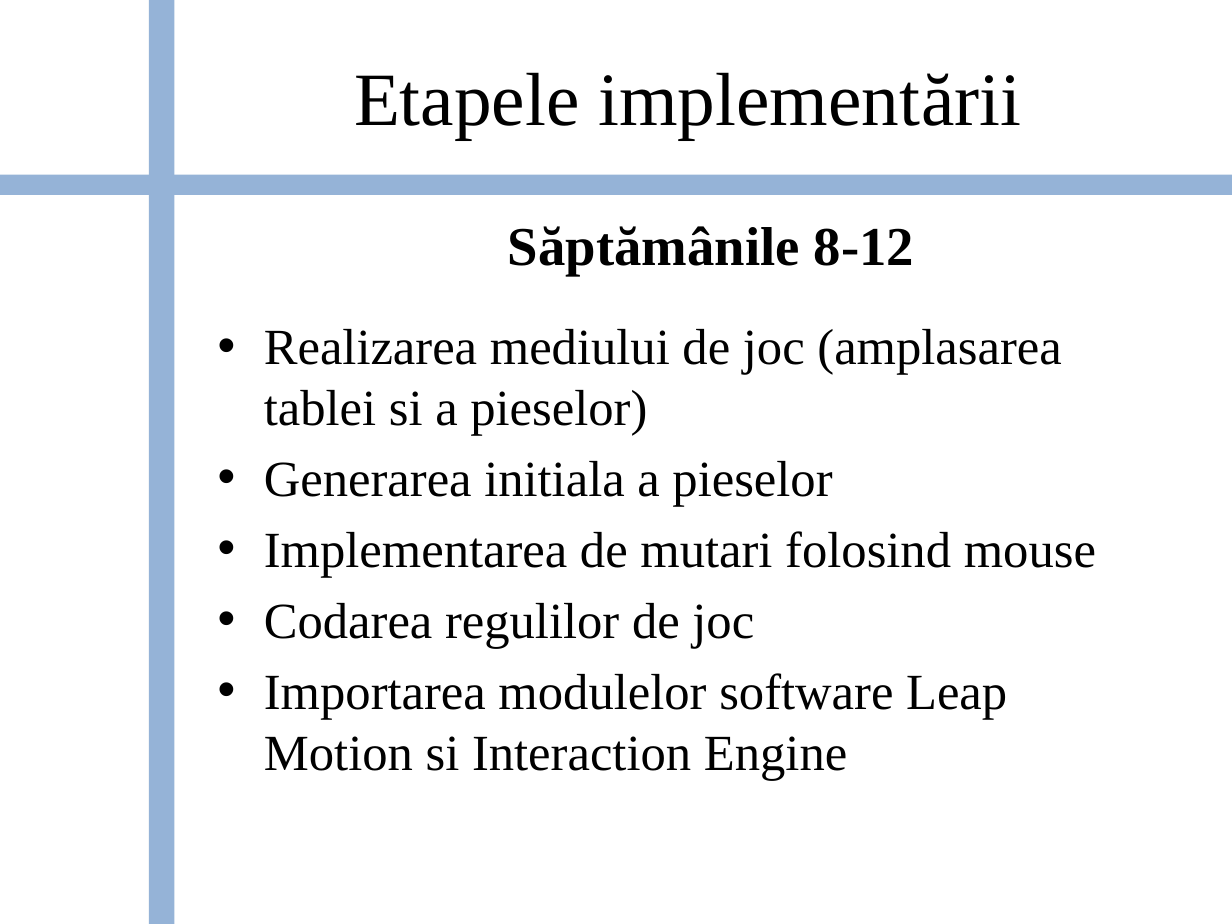
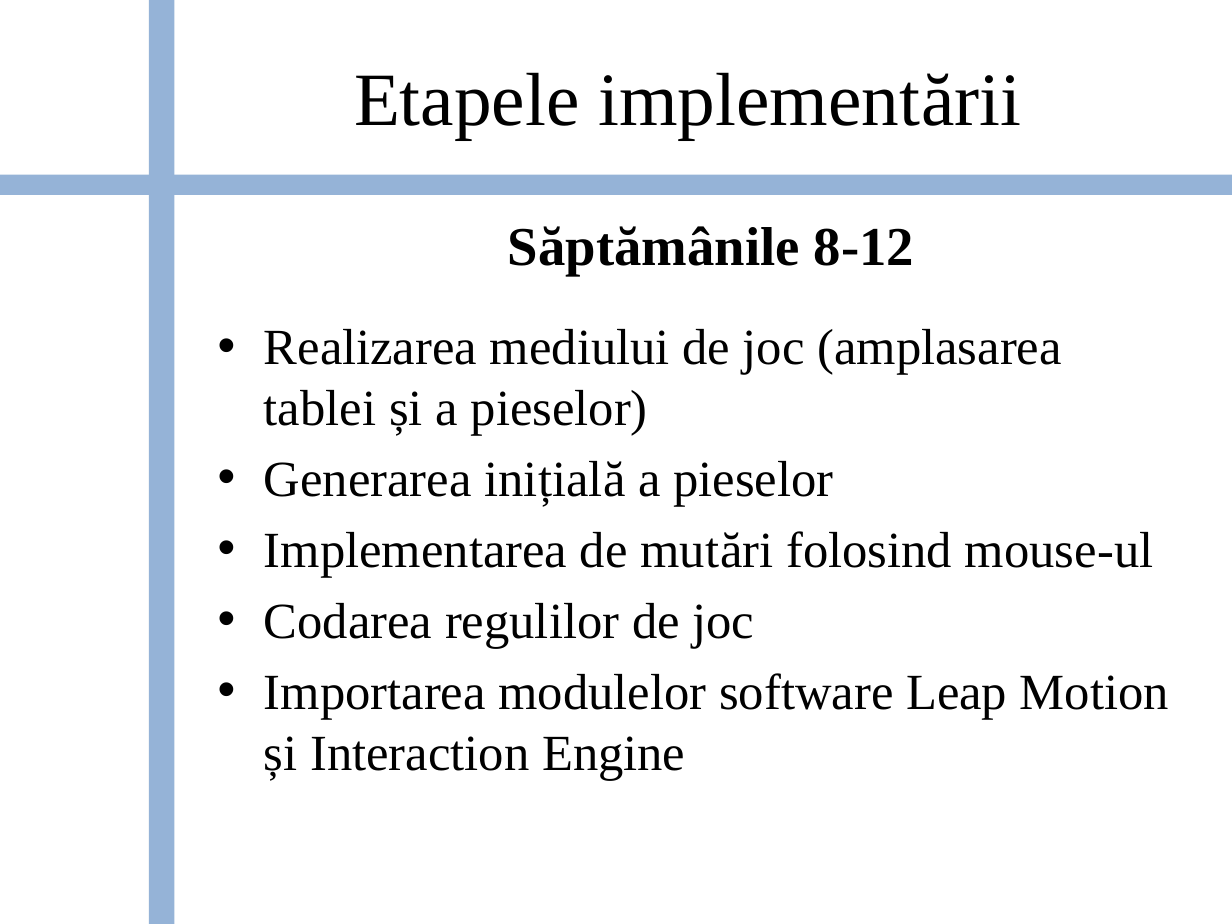
Before and after one commit to bogdanbalau/Unity_3D_Leap, a slide deck: slide 9 of Checkers_Unity_LeapMotion.pptx. Drawn at 1232x924 pixels with LibreOffice and Linux fonts; fonts in the diff are those of the drawing; background and template pictures are left out. Boxes give left, top, right and bottom in pixels: in the first picture for what was removed or moved away, otherwise in the second. Text is boxed around its words. In the diff, an @@ line names an element or a change of style, - is before the commit and + after.

```diff
--- a/Checkers_Unity_LeapMotion.pptx
+++ b/Checkers_Unity_LeapMotion.pptx
@@ text at bbox=[264, 329, 1154, 577]: text changed @@
-• Realizarea mediului de joc (amplasarea tablei si a pieselor)
-• Generarea initiala a pieselor
-• Implementarea de mutari folosind mouse
+• Realizarea mediului de joc (amplasarea tablei și a pieselor)
+• Generarea inițială a pieselor
+• Implementarea de mutări folosind mouse-ul
@@ text at bbox=[264, 673, 1169, 780]: text changed @@
-• Importarea modulelor software Leap Motion si Interaction Engine
+• Importarea modulelor software Leap Motion și Interaction Engine
```
Also in this commit, not shown: 10 other slides changed, 1 slide added, 1 other file.
